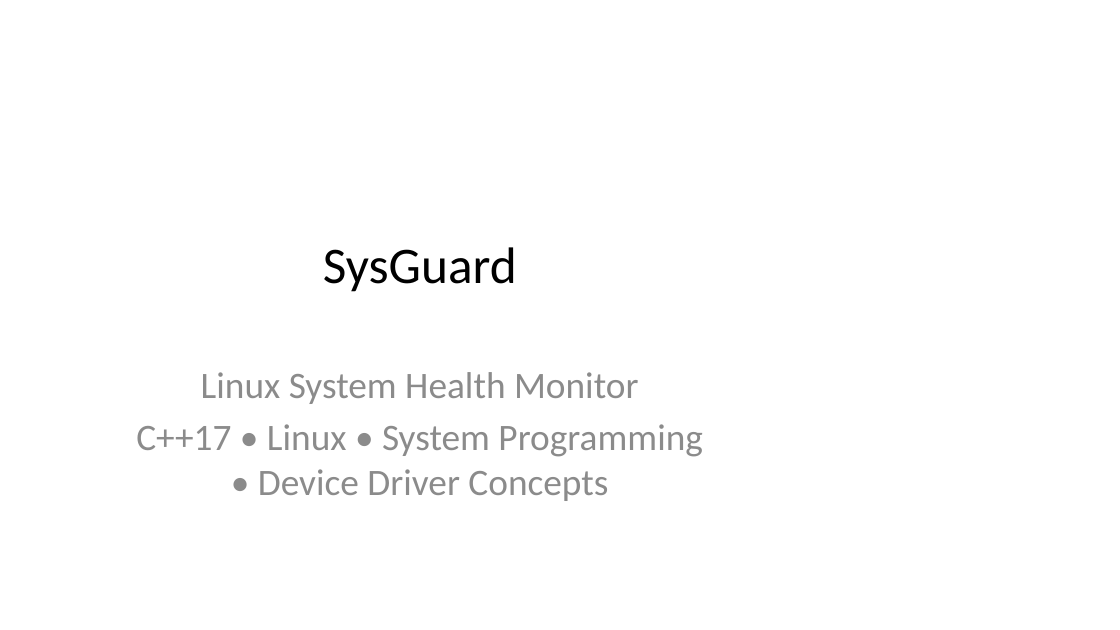
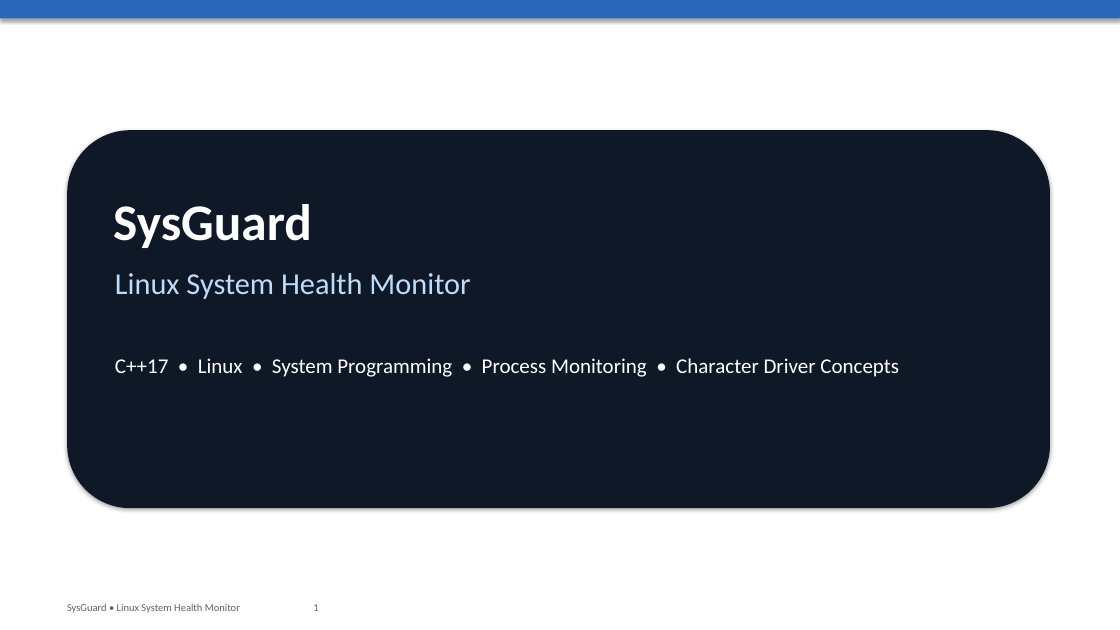
Before and after one commit to sanishpanda3113-dev/SysGuard, a slide deck: slide 1 of SysGuard_Presentation.pptx. Drawn at 1120x630 pixels with LibreOffice and Linux fonts; fonts in the diff are those of the drawing. Boxes give left, top, right and bottom in pixels: in the first picture for what was removed or moved away, otherwise in the second. Text is boxed around its words. In the diff, an @@ line names an element or a change of style, - is before the commit and + after.

```diff
--- a/SysGuard_Presentation.pptx
+++ b/SysGuard_Presentation.pptx
@@ rectangle added at <box>0,0,1120,630</box>, fill #FFFFFF @@
@@ rectangle added at <box>0,0,1120,18</box>, fill #2A69BA @@
@@ rounded rectangle added at <box>67,130,1050,508</box>, fill #0E1827 @@
@@ text "SysGuard": place and size @@
-text "SysGuard" at <box>323,247,517,292</box>
+text "SysGuard" at <box>113,204,312,248</box>
@@ text "SysGuard" at <box>113,204,312,248</box>: text colour #000000 to #FFFFFF, bold on; alignment centre to left; vertical alignment middle to top @@
@@ text added at <box>115,273,470,299</box>, 26 pt, text #BEDCFA @@
+Linux System Health Monitor
@@ text added at <box>115,358,899,377</box>, 18 pt, text #FFFFFF @@
+C++17 • Linux • System Programming • Process Monitoring • Character Driver Concepts
@@ subtitle removed at <box>136,372,702,501</box> @@
-Linux System Health Monitor
-C++17 • Linux • System Programming • Device Driver Concepts
@@ text added at <box>67,604,318,613</box>, 9 pt, text #566373 @@
+SysGuard • Linux System Health Monitor 1
```
Also in this commit, not shown: 3 other slides changed, 9 slides added, 10 slides removed, 3 other files.
